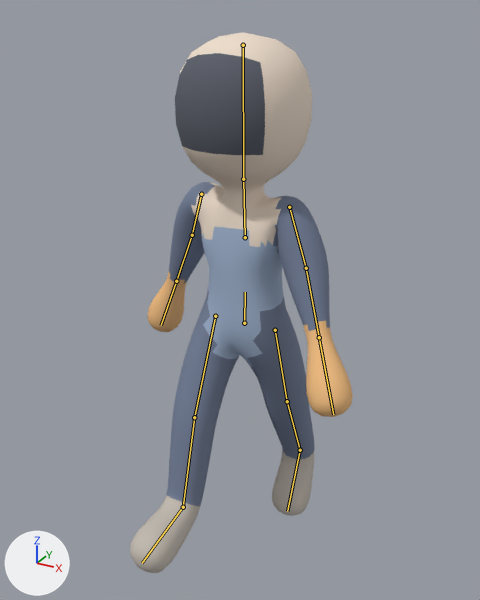
An edit to the glTF model arte/boneco.glb, drawn before and after from the same camera.
Both versions are drawn from a 50 mm camera at (0.95, -1.762, 1.841) aimed at (0.009, -0.05, 0.985). The lights are fixed; the arrows at lower left show +X, +Y and +Z. The first picture is the older version. Both versions are drawn at frame 14 of the action 'andando'; the numbers are the values there. The bones that change, and the others that lie on the model, are drawn over the model as lines.

In view in the first picture: 'Corpo'.
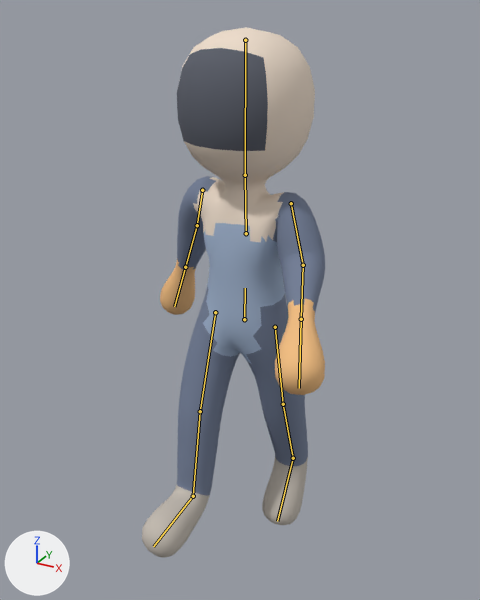
The change, as JSON lines over the scene's bpy script:
```json
{"block": "bone_quadril", "where": "bone_quadril = bpy.data.objects['Esqueleto'].pose.bones['quadril']"}
{"op": "set", "path": "bone_quadril.location", "old": "(0.0, 0.031, 0.0)", "new": "(0.0, 0.044, 0.0)"}
{"block": "bone_coxa_d", "where": "bone_coxa_d = bpy.data.objects['Esqueleto'].pose.bones['coxa_D']  # child of 'quadril'"}
{"op": "set", "path": "bone_coxa_d.rotation_quaternion", "old": "(0.987, 0.162, 0.0, 0.0)", "new": "(0.992, 0.123, 0.0, 0.0)", "note": "degrees (19, 0, 0) -> degrees (14, 0, 0)"}
{"block": "bone_coxa_e", "where": "bone_coxa_e = bpy.data.objects['Esqueleto'].pose.bones['coxa_E']  # child of 'quadril'"}
{"op": "set", "path": "bone_coxa_e.rotation_quaternion", "old": "(-0.976, 0.217, 0.0, 0.0)", "new": "(-0.988, 0.157, 0.0, 0.0)", "note": "degrees (-25, 0, 0) -> degrees (-18, 0, 0)"}
{"block": "bone_pe_e", "where": "bone_pe_e = bpy.data.objects['Esqueleto'].pose.bones['pe_E']  # child of 'canela_E'"}
{"op": "set", "path": "bone_pe_e.rotation_quaternion", "old": "(1.0, -0.021, 0.0, 0.0)", "new": "(0.995, -0.101, 0.0, 0.0)", "note": "degrees (-2, 0, 0) -> degrees (-12, 0, 0)"}
{"block": "bone_braco_d", "where": "bone_braco_d = bpy.data.objects['Esqueleto'].pose.bones['braco_D']  # child of 'peito'"}
{"op": "set", "path": "bone_braco_d.rotation_quaternion", "old": "(0.991, -0.103, -0.04, -0.074)", "new": "(0.977, -0.175, -0.065, -0.1)", "note": "degrees (-11, -5, -8) -> degrees (-20, -9, -10)"}
{"block": "bone_antebraco_d", "where": "bone_antebraco_d = bpy.data.objects['Esqueleto'].pose.bones['antebraco_D']  # child of 'braco_D'"}
{"op": "set", "path": "bone_antebraco_d.rotation_quaternion", "old": "(0.994, -0.093, -0.036, -0.034)", "new": "(0.934, -0.316, -0.122, -0.115)", "note": "degrees (-11, -4, -3) -> degrees (-36, -18, -8)"}
{"block": "bone_braco_e", "where": "bone_braco_e = bpy.data.objects['Esqueleto'].pose.bones['braco_E']  # child of 'peito'"}
{"op": "set", "path": "bone_braco_e.rotation_quaternion", "old": "(-0.991, -0.126, 0.04, 0.009)", "new": "(-0.977, -0.201, 0.066, 0.037)", "note": "degrees (15, -4, -2) -> degrees (24, -6, -6)"}
```

Boxes [x1, y1, x2, y2] around the edits, measured in the pictures (480 x 600 px):
```json
{"object": "Corpo", "change": "posed", "before": [130, 32, 353, 573], "after": [142, 27, 325, 558], "on screen": "18% narrower"}
{"bone": "quadril", "before": "(244, 323) to (245, 292)", "after": "(244, 319) to (245, 288)"}
{"bone": "coxa_D", "before": "(275, 330) to (287, 401)", "after": "(275, 327) to (283, 404)"}
{"bone": "coxa_E", "before": "(215, 316) to (194, 417)", "after": "(215, 312) to (200, 411)"}
{"bone": "pe_E", "before": "(183, 507) to (142, 563)", "after": "(193, 496) to (153, 546)"}
{"bone": "braco_D", "before": "(289, 207) to (306, 268)", "after": "(291, 203) to (303, 265)"}
{"bone": "antebraco_D", "before": "(306, 268) to (319, 337)", "after": "(303, 265) to (301, 319)"}
{"bone": "braco_E", "before": "(201, 194) to (192, 235)", "after": "(202, 190) to (197, 225)"}
```
